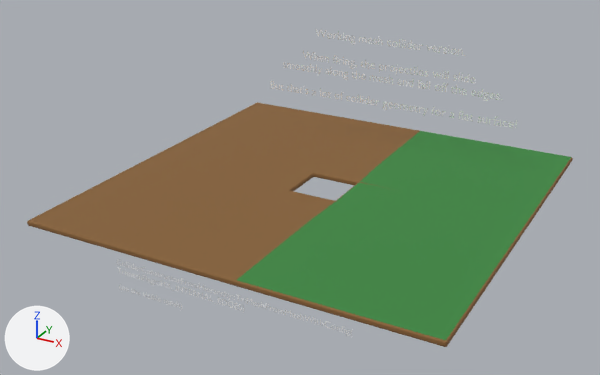
Renders of the Blender file art/level.blend from each side of a commit.
The view is the same before and after, from a camera (50 mm lens) standing at (25.6, -50.2, 25.0) and looking at (-0.8, -2.1, 0.9). Arrows for +X, +Y and +Z are at lower left; the lights stay in place. The picture after the commit comes second.

The first picture shows 'Floor.008', 'Text.009', 'Text.010'.
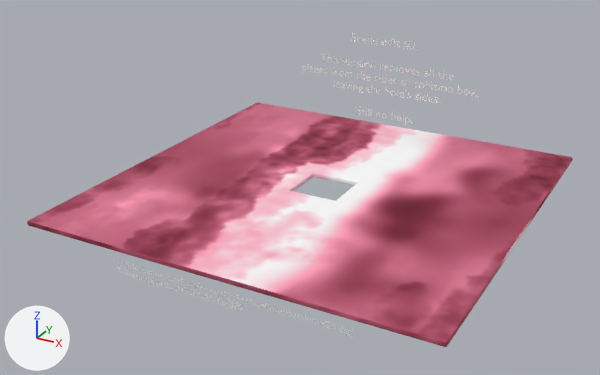
Boxes (x1, y1, x2, y2) around the edits, measured in the pictures (600 x 375 px):
'Floor.008', surface changed, recoloured (lighter)
    both: (27, 102, 573, 347)
part 1 of me_floor_mesh_009, recoloured (green to pink)
    both: (237, 131, 571, 340)

Edits to the bpy script that builds the scene:
```text
Add img_diffuse_webp:
    img_diffuse_webp = load_image('diffuse.webp', 'diffuse.webp', 128, 128, 'sRGB')
Change mat_material:
    remove mat_material.base_color = (0.242, 0.119, 0.0351)  # brown #876135
    add mat_material.texture = img_diffuse_webp
Change me_floor_mesh_009:
    where me_floor_mesh_009.from_pydata(...)  # 352 vertices, 368 faces; spans x -14.9..14.9, y -14.9..14.8, z -0.4..0.0
    used by ob_floor_008; location = (0.0, 0.0, 0.39)
    me_floor_mesh_009 part 1: all 24 faces that had it switch from mat_material_002 (green #3a873f) to mat_material (picture img_diffuse_webp)
```
